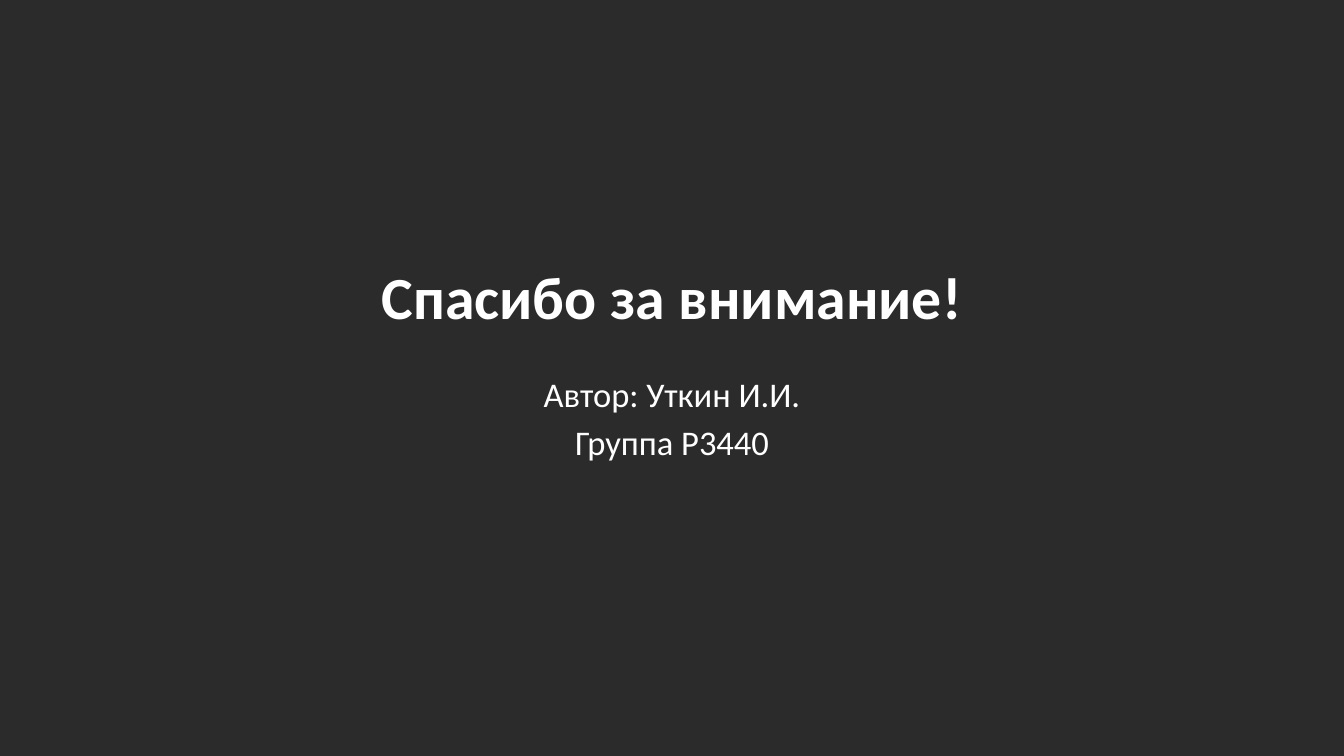
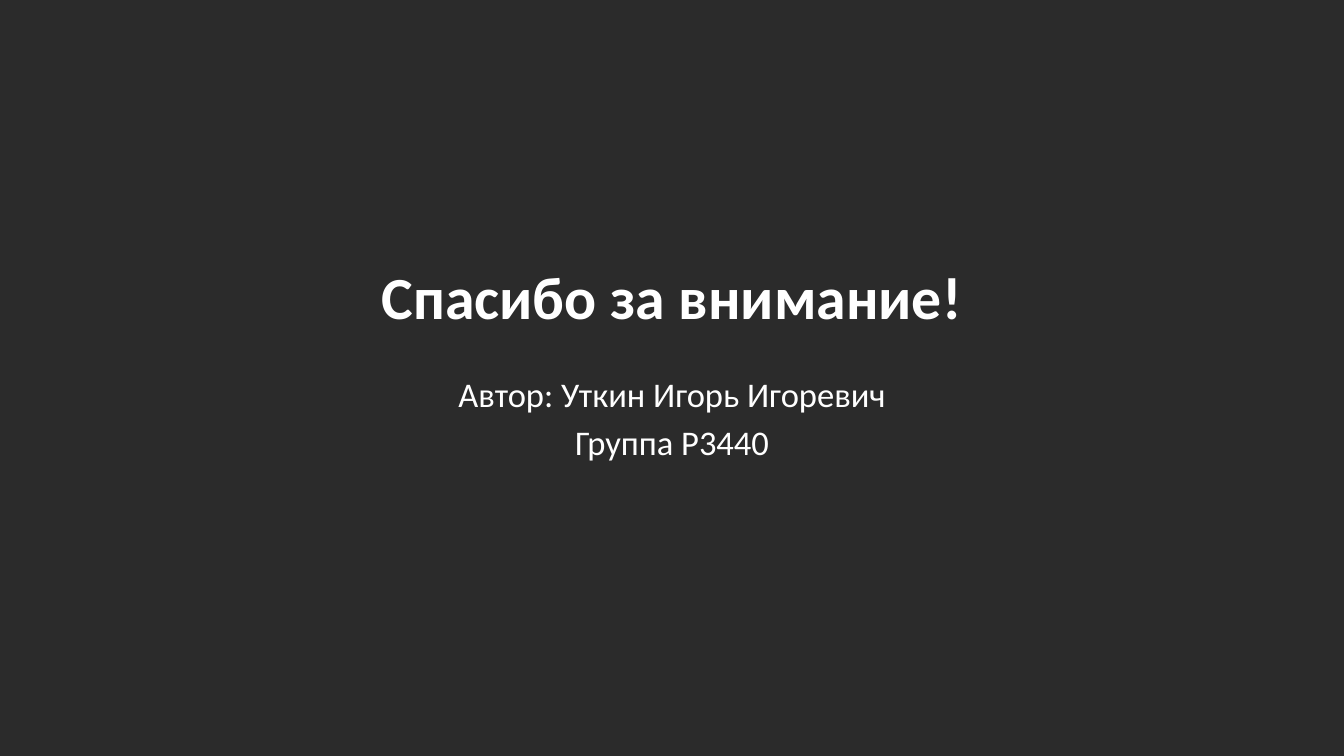
Before and after one commit to ihgorek/system_management_precision_table, a slide deck: slide 15 of диплом.pptx. Drawn at 1344x756 pixels with LibreOffice and Linux fonts; fonts in the diff are those of the drawing; background and template pictures are left out; a plain dark background stands for a picture behind light text. Boxes give left, top, right and bottom in pixels: in the first picture for what was removed or moved away, otherwise in the second. Text is boxed around its words. In the diff, an @@ line names an element or a change of style, - is before the commit and + after.

```diff
--- a/диплом.pptx
+++ b/диплом.pptx
@@ text at bbox=[458, 385, 885, 413]: text changed @@
-Автор: Уткин И.И.
+Автор: Уткин Игорь Игоревич
```
Also in this commit, not shown: 14 other slides changed, 1 other file.
